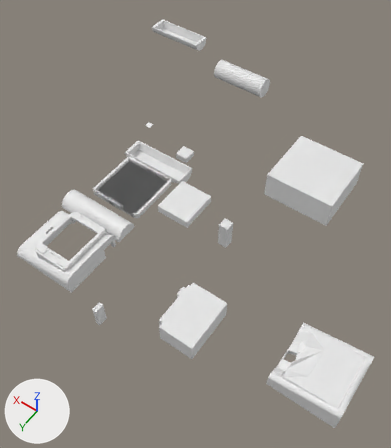
Two versions of the Blender file case.blend, one commit apart.
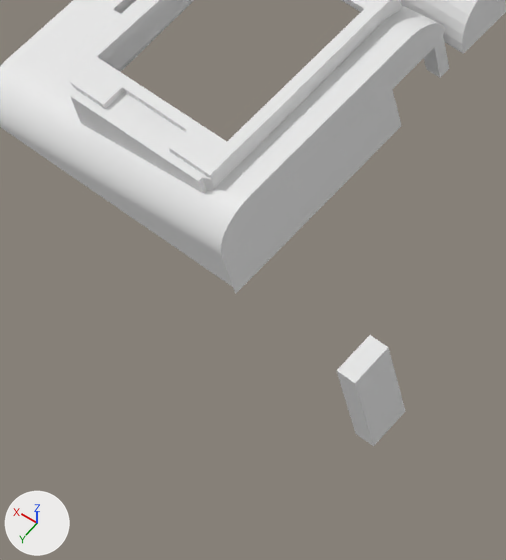
Each version is shown whole from a 50 mm lens placed at (-281.2, 407.0, 435.2), pointed at (-79.0, 124.0, -9.6), then close up on the part from 5% to 33% of the width and 52% to 78% of the height. The axes (+X, +Y, +Z) are drawn at lower left. The lights are the same throughout.

In view in the first close-up: 'joiner', 'usb'.
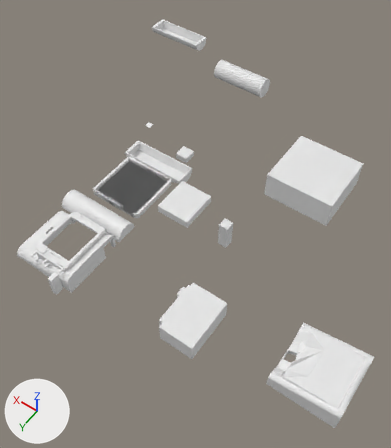
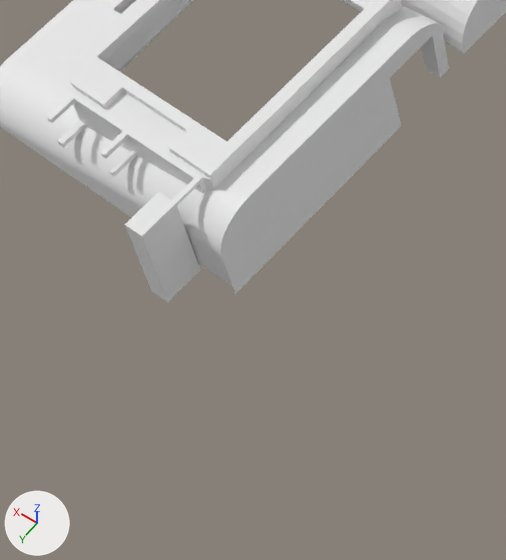
What differs and where, as boxes [x1, y1, x2, y2] in the close-ups (506 x 560 px):
'usb', moved
    before: [336, 335, 405, 446]
    after: [125, 192, 200, 302]
part 1 of me_cube_007, built on
    both: [0, 23, 449, 287]

Diff of the bpy script that builds the scene:
```diff
--- a/case.blend.py
+++ b/case.blend.py
@@ me_cube_007 @@
 # used by ob_joiner; location = (-7.6, 194.3, -36.2); rotation_euler = (1.571, 0.0, 0.0), in degrees (90, 0, 0); scale = (0.0192, 0.0192, 0.0192)
-me_cube_007.from_pydata(...)  # 962 vertices, 406 faces; spans x -1589.0..2385.0, y 1673.0..3082.0, z -3543.0..1181.0
+me_cube_007.from_pydata(...)  # 1012 vertices, 437 faces; spans x -1589.0..2385.0, y 1673.0..3082.0, z -3558.0..1181.0
+# me_cube_007 part 1
+# 1 vertex is removed from x -60.0, y 2650.0, z -3232.0
+# 5 faces are deleted
+# 4 vertices in x -1440.0..-1245.0, y 2418.0, z -992.0..-314.0 move by (0.0, 205.0, 0.0)
+# 40 vertices are added at x -953.0..860.0, y 2493.0..3008.0, z -3558.0..-3227.0
+# 6 new vertices lie (2.0, -63.0, 1.0) away from vertices in x 795.0..856.0, y 2622.0..3001.0, z -3558.0..-3233.0
+# 5 new vertices lie (60.0, 0.0, -1.0) away from vertices in x -953.0..-772.0, y 2959.0..3005.0, z -3551.0..-3227.0
+# 36 new faces join them
@@ ob_usb @@
 ob_usb = bpy.data.objects.new('usb', me_cube_008)
-ob_usb.location = (-76.5, 266.3, 6.2)
+ob_usb.location = (-22.8, 266.3, 6.2)
 ob_usb.scale = (-0.00357, -0.00357, -0.00357)
```
